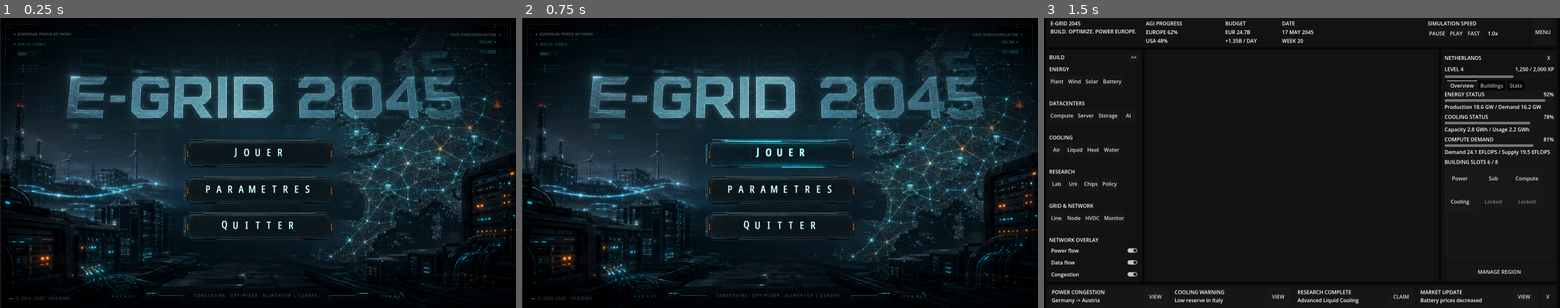
Above: before the commit, frames 1-3 (left to right).
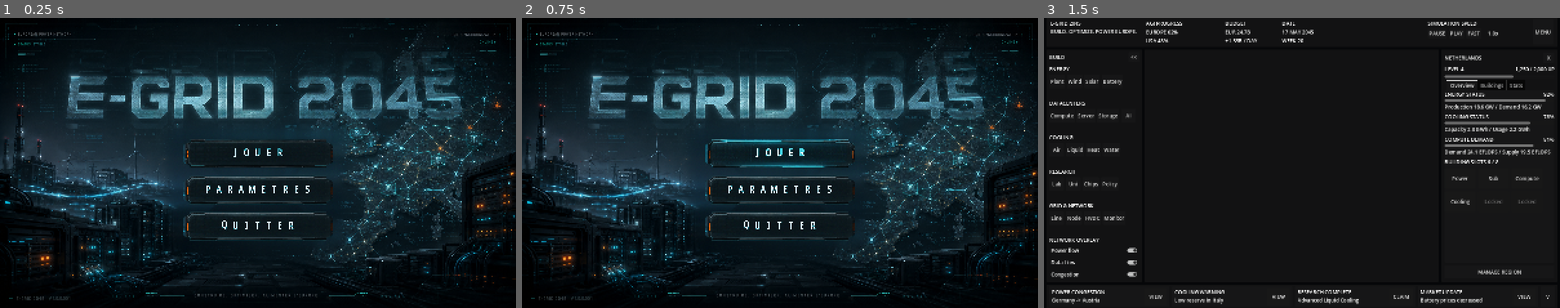
Above: after the commit, the same moments.

Repository: Exifs/Hackaton-Engie-E-Grid-2045
Game: Godot game, scene res://scenes/main_menu.tscn
The game is run twice, just before and just after one commit, with the same random seed, the same clock (stepped at 60 frames per second) and the same inputs.
Inputs (mouse positions are in pixels of both pictures, inside the frame that each line leads up to):
- Up to frame 1 (0.25 s): no input
- Up to frame 2 (0.75 s): tap Enter (menu_accept) at 0.5 s; move the mouse to (893, 148) at 0.52 s; hold Right (ui_right) from 0.53 s (still down); tap 2 (game_speed_fast) at 0.6 s; click (893, 148) at 0.67 s
- Up to frame 3 (1.5 s): release Right (ui_right) at 1.25 s; click (1302, 154) at 1.25 s

The runs differ from the first frame. In frame 1, 8.0% of the frame differs, in the area x 0-100%, y 0-100%; in frame 2, 8.2%; in frame 3, 5.1%.

Commit message:
Add resolution policy to stabilize UI scaling

Diff:
--- a/e-grid-2045/capture_main_menu.gd
+++ b/e-grid-2045/capture_main_menu.gd
@@ -1,11 +1,15 @@
 extends SceneTree
 
+const DESIGN_RESOLUTION := Vector2i(1600, 900)
 const OUTPUT_PATH := "C:/Users/cleme/Documents/Hackaton Energie 2026/e-grid-2045/main_menu_screenshot.png"
 
 
 func _initialize() -> void:
-	root.size = Vector2i(1600, 900)
-	root.content_scale_mode = Window.CONTENT_SCALE_MODE_DISABLED
+	root.size = DESIGN_RESOLUTION
+	root.content_scale_size = DESIGN_RESOLUTION
+	root.content_scale_mode = Window.CONTENT_SCALE_MODE_CANVAS_ITEMS
+	root.content_scale_aspect = Window.CONTENT_SCALE_ASPECT_EXPAND
+	root.content_scale_factor = 1.0
 	call_deferred("_capture")
 
 
--- a/e-grid-2045/project.godot
+++ b/e-grid-2045/project.godot
@@ -21,6 +21,10 @@
 
 window/size/viewport_width=1600
 window/size/viewport_height=900
+window/stretch/mode="canvas_items"
+window/stretch/aspect="expand"
+window/stretch/scale=1.0
+window/stretch/scale_mode="fractional"
 
 [physics]
 
--- a/e-grid-2045/scenes/game/game_scene.tscn
+++ b/e-grid-2045/scenes/game/game_scene.tscn
@@ -7,6 +7,7 @@
 [ext_resource type="PackedScene" path="res://scenes/ui/game/e_grid_region_panel.tscn" id="5_region_panel"]
 [ext_resource type="PackedScene" path="res://scenes/ui/game/e_grid_alert_bar.tscn" id="6_alert_bar"]
 [ext_resource type="PackedScene" path="res://scenes/input/e_grid_input_controller.tscn" id="7_input_controller"]
+[ext_resource type="PackedScene" path="res://scenes/ui/resolution/e_grid_resolution_policy.tscn" id="8_resolution_policy"]
 
 [node name="GameScene" type="Control"]
 layout_mode = 3
@@ -16,6 +17,8 @@
 grow_horizontal = 2
 grow_vertical = 2
 script = ExtResource("1_game_scene")
+
+[node name="ResolutionPolicy" parent="." instance=ExtResource("8_resolution_policy")]
 
 [node name="InputController" parent="." instance=ExtResource("7_input_controller")]
 
--- a/e-grid-2045/scenes/main_menu.tscn
+++ b/e-grid-2045/scenes/main_menu.tscn
@@ -6,6 +6,7 @@
 [ext_resource type="PackedScene" uid="uid://dwxbgecgihb3c" path="res://scenes/ui/e_grid_menu_version_label.tscn" id="4_version_label"]
 [ext_resource type="PackedScene" path="res://scenes/input/e_grid_input_controller.tscn" id="5_input_controller"]
 [ext_resource type="PackedScene" uid="uid://bmgci422xnl4h" path="res://scenes/ui/settings/settings_menu.tscn" id="6_settings_menu"]
+[ext_resource type="PackedScene" path="res://scenes/ui/resolution/e_grid_resolution_policy.tscn" id="7_resolution_policy"]
 
 [sub_resource type="StyleBoxEmpty" id="StyleBoxEmpty_wu84c"]
 
@@ -45,6 +46,8 @@
 grow_horizontal = 2
 grow_vertical = 2
 script = ExtResource("1_main_menu")
+
+[node name="ResolutionPolicy" parent="." instance=ExtResource("7_resolution_policy")]
 
 [node name="InputController" parent="." instance=ExtResource("5_input_controller")]
 active_actions = PackedStringArray("menu_up", "menu_down", "menu_accept", "menu_back")
--- a/e-grid-2045/scenes/test/e_grid_component_smoke_test.tscn
+++ b/e-grid-2045/scenes/test/e_grid_component_smoke_test.tscn
@@ -1,11 +1,14 @@
-[gd_scene load_steps=2 format=3]
+[gd_scene load_steps=3 format=3]
 
 [ext_resource type="Script" path="res://scripts/test/e_grid_component_smoke_test.gd" id="1_smoke"]
+[ext_resource type="PackedScene" path="res://scenes/ui/resolution/e_grid_resolution_policy.tscn" id="2_resolution_policy"]
 
 [node name="EGridComponentSmokeTest" type="Control"]
 offset_right = 1600.0
 offset_bottom = 900.0
 script = ExtResource("1_smoke")
+
+[node name="ResolutionPolicy" parent="." instance=ExtResource("2_resolution_policy")]
 
 [node name="Background" type="ColorRect" parent="."]
 layout_mode = 1
--- a/e-grid-2045/scenes/test/e_grid_component_workbench.tscn
+++ b/e-grid-2045/scenes/test/e_grid_component_workbench.tscn
@@ -21,6 +21,7 @@
 [ext_resource type="PackedScene" path="res://scenes/ui/components/e_grid_input_field.tscn" id="19_input"]
 [ext_resource type="PackedScene" path="res://scenes/ui/components/e_grid_scrollbar_horizontal.tscn" id="20_scroll_h"]
 [ext_resource type="PackedScene" path="res://scenes/ui/components/e_grid_scrollbar_vertical.tscn" id="21_scroll_v"]
+[ext_resource type="PackedScene" path="res://scenes/ui/resolution/e_grid_resolution_policy.tscn" id="22_resolution_policy"]
 
 [node name="EGridComponentWorkbench" type="Control"]
 layout_mode = 3
@@ -32,6 +33,8 @@
 grow_horizontal = 2
 grow_vertical = 2
 script = ExtResource("1_workbench")
+
+[node name="ResolutionPolicy" parent="." instance=ExtResource("22_resolution_policy")]
 
 [node name="Background" type="ColorRect" parent="."]
 layout_mode = 1
--- /dev/null
+++ b/e-grid-2045/scenes/ui/resolution/e_grid_resolution_policy.tscn
@@ -0,0 +1,6 @@
+[gd_scene load_steps=2 format=3]
+
+[ext_resource type="Script" path="res://scripts/ui/resolution/e_grid_resolution_policy.gd" id="1_resolution_policy"]
+
+[node name="EGridResolutionPolicy" type="Node"]
+script = ExtResource("1_resolution_policy")
--- /dev/null
+++ b/e-grid-2045/scripts/ui/resolution/e_grid_resolution_policy.gd
@@ -0,0 +1,160 @@
+@tool
+class_name EGridResolutionPolicy
+extends Node
+
+signal ui_scale_changed(scale: float, viewport_size: Vector2i)
+
+const DEFAULT_DESIGN_RESOLUTION := Vector2i(1600, 900)
+
+@export var design_resolution := DEFAULT_DESIGN_RESOLUTION:
+	set(value):
+		design_resolution = Vector2i(maxi(1, value.x), maxi(1, value.y))
+		_apply_if_ready()
+
+@export var apply_runtime_window_policy := true:
+	set(value):
+		apply_runtime_window_policy = value
+		_apply_if_ready()
+
+@export var fit_parent_control := true:
+	set(value):
+		fit_parent_control = value
+		_apply_if_ready()
+
+@export var content_scale_mode: Window.ContentScaleMode = Window.CONTENT_SCALE_MODE_CANVAS_ITEMS:
+	set(value):
+		content_scale_mode = value
+		_apply_if_ready()
+
+@export var content_scale_aspect: Window.ContentScaleAspect = Window.CONTENT_SCALE_ASPECT_EXPAND:
+	set(value):
+		content_scale_aspect = value
+		_apply_if_ready()
+
+@export_range(0.5, 3.0, 0.05) var content_scale_factor := 1.0:
+	set(value):
+		content_scale_factor = maxf(0.05, value)
+		_apply_if_ready()
+
+@export var content_scale_stretch: Window.ContentScaleStretch = Window.CONTENT_SCALE_STRETCH_FRACTIONAL:
+	set(value):
+		content_scale_stretch = value
+		_apply_if_ready()
+
+var _ready_done := false
+var _last_scale := -1.0
+var _last_viewport_size := Vector2i.ZERO
+
+
+func _ready() -> void:
+	_ready_done = true
+	_apply_resolution_policy()
+	_connect_viewport_resize()
+	call_deferred("_emit_scale_if_changed")
+
+
+func _exit_tree() -> void:
+	_disconnect_viewport_resize()
+	_ready_done = false
+
+
+func _notification(what: int) -> void:
+	if what == NOTIFICATION_PARENTED and _ready_done:
+		_fit_parent_control()
+
+
+func get_ui_scale() -> float:
+	var viewport_size := _get_viewport_size()
+	var x_scale := float(viewport_size.x) / float(design_resolution.x)
+	var y_scale := float(viewport_size.y) / float(design_resolution.y)
+
+	if content_scale_aspect == Window.CONTENT_SCALE_ASPECT_KEEP_WIDTH:
+		return x_scale * content_scale_factor
+
+	if content_scale_aspect == Window.CONTENT_SCALE_ASPECT_KEEP_HEIGHT:
+		return y_scale * content_scale_factor
+
+	return minf(x_scale, y_scale) * content_scale_factor
+
+
+func _apply_if_ready() -> void:
+	if _ready_done:
+		_apply_resolution_policy()
+
+
+func _apply_resolution_policy() -> void:
+	_fit_parent_control()
+
+	if Engine.is_editor_hint() or not apply_runtime_window_policy:
+		_emit_scale_if_changed()
+		return
+
+	var window := get_window()
+	if window == null:
+		return
+
+	window.content_scale_size = design_resolution
+	window.content_scale_mode = content_scale_mode
+	window.content_scale_aspect = content_scale_aspect
+	window.content_scale_factor = content_scale_factor
+	window.content_scale_stretch = content_scale_stretch
+	_emit_scale_if_changed()
+
+
+func _fit_parent_control() -> void:
+	if not fit_parent_control:
+		return
+
+	var parent_control := get_parent() as Control
+	if parent_control == null:
+		return
+
+	parent_control.set_anchors_preset(Control.PRESET_FULL_RECT)
+	parent_control.offset_left = 0.0
+	parent_control.offset_top = 0.0
+	parent_control.offset_right = 0.0
+	parent_control.offset_bottom = 0.0
+
+
+func _connect_viewport_resize() -> void:
+	var viewport := get_viewport()
+	if viewport == null:
+		return
+
+	var resize_call := Callable(self, "_emit_scale_if_changed")
+	if not viewport.size_changed.is_connected(resize_call):
+		viewport.size_changed.connect(resize_call)
+
+
+func _disconnect_viewport_resize() -> void:
+	var viewport := get_viewport()
+	if viewport == null:
+		return
+
+	var resize_call := Callable(self, "_emit_scale_if_changed")
+	if viewport.size_changed.is_connected(resize_call):
+		viewport.size_changed.disconnect(resize_call)
+
+
+func _emit_scale_if_changed() -> void:
+	var viewport_size := _get_viewport_size()
+	var scale := get_ui_scale()
+
+	if is_equal_approx(scale, _last_scale) and viewport_size == _last_viewport_size:
+		return
+
+	_last_scale = scale
+	_last_viewport_size = viewport_size
+	ui_scale_changed.emit(scale, viewport_size)
+
+
+func _get_viewport_size() -> Vector2i:
+	var window := get_window()
+	if window != null and not Engine.is_editor_hint():
+		return window.size
+
+	var viewport := get_viewport()
+	if viewport == null:
+		return design_resolution
+
+	return Vector2i(viewport.get_visible_rect().size.round())
Not shown: 1 places in e-grid-2045/scenes/game/game_scene.tscn that only renumber resources
Not shown: 1 places in e-grid-2045/scenes/test/e_grid_component_workbench.tscn that only renumber resources
